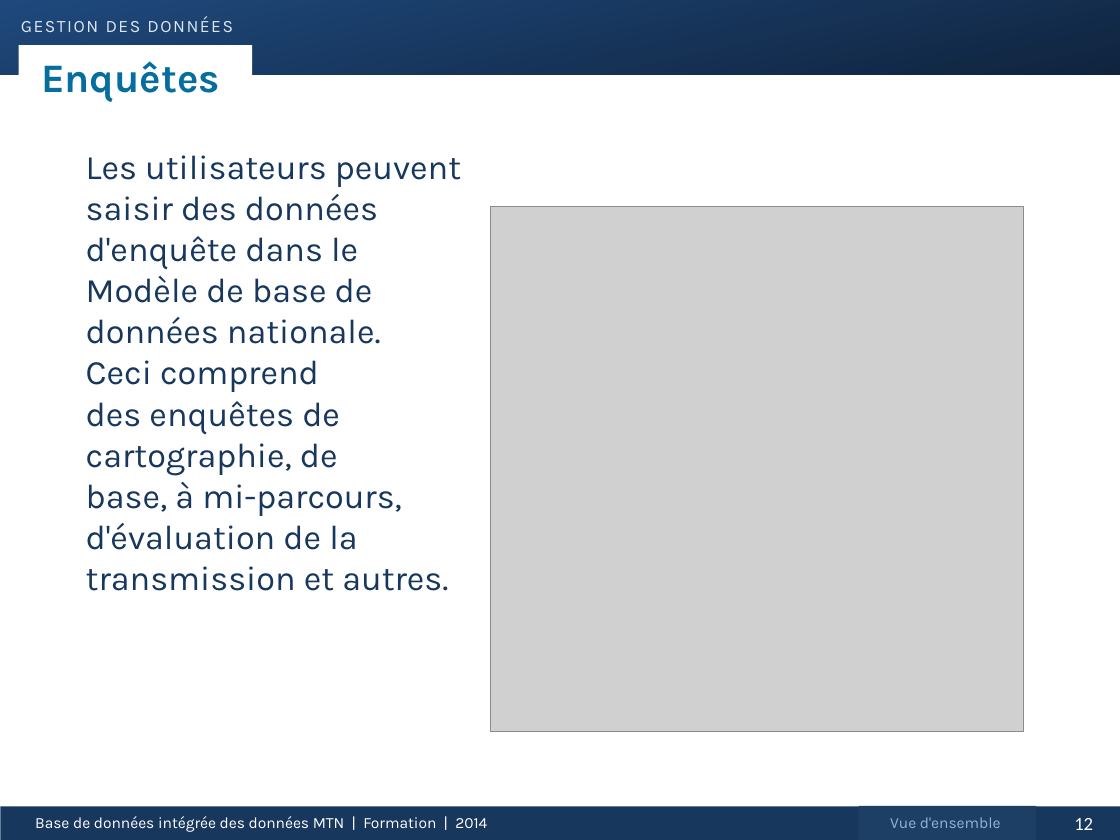
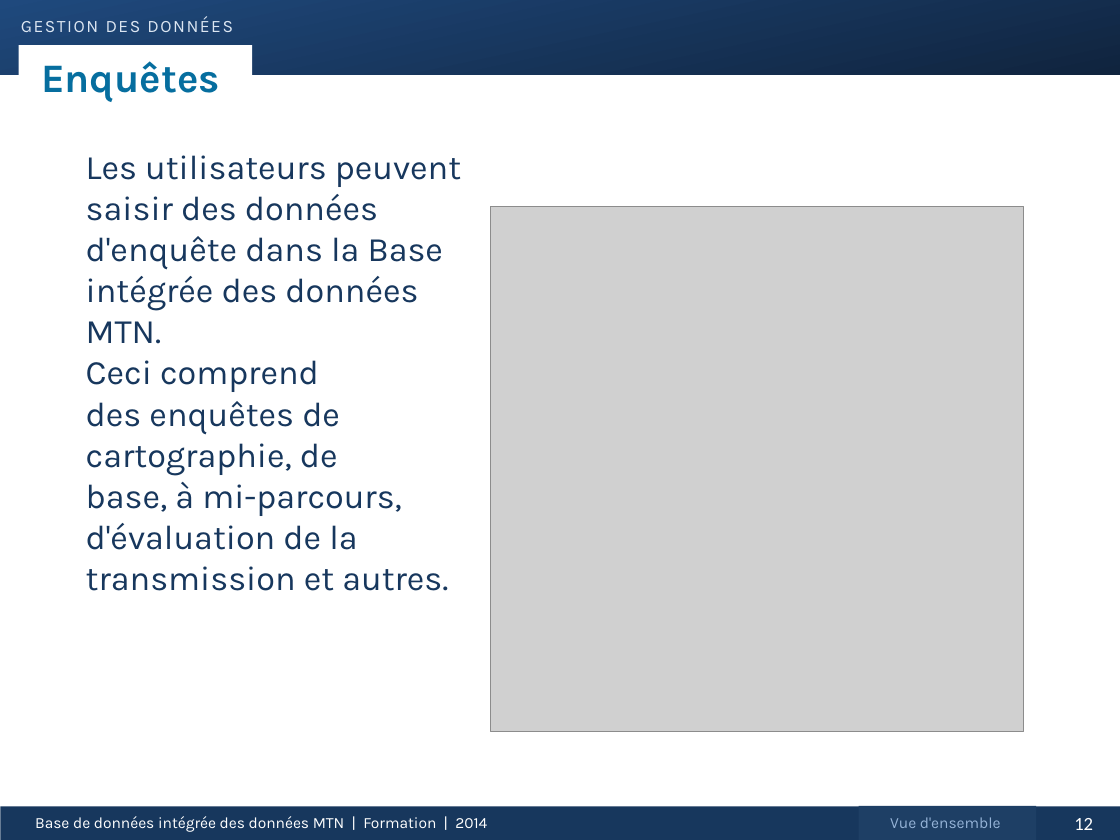
Before and after one commit to ericjohnolson/NadaNtd, a slide deck: slide 12 of Nada.UI/View/Help/TrainingPPT_080814_French.pptx. Drawn at 1120x840 pixels with LibreOffice and Linux fonts; fonts in the diff are those of the drawing; grey boxes stand for pictures. Boxes give left, top, right and bottom in pixels: in the first picture for what was removed or moved away, otherwise in the second. Text is boxed around its words. In the diff, an @@ line names an element or a change of style, - is before the commit and + after.

```diff
--- a/Nada.UI/View/Help/TrainingPPT_080814_French.pptx
+++ b/Nada.UI/View/Help/TrainingPPT_080814_French.pptx
@@ text at [86,155,461,591]: text changed @@
-  Les utilisateurs peuvent saisir des données d'enquête dans le Modèle de base de données nationale.
-  Ceci comprend
-  des enquêtes de cartographie, de
-  base, à mi-parcours, d'évaluation de la transmission et autres.
+  Les utilisateurs peuvent saisir des données d'enquête dans la Base intégrée des données MTN.
+  Ceci comprend
+  des enquêtes de cartographie, de
+  base, à mi-parcours, d'évaluation de la transmission et autres.
```
Also in this commit, not shown: 61 other slides changed.
